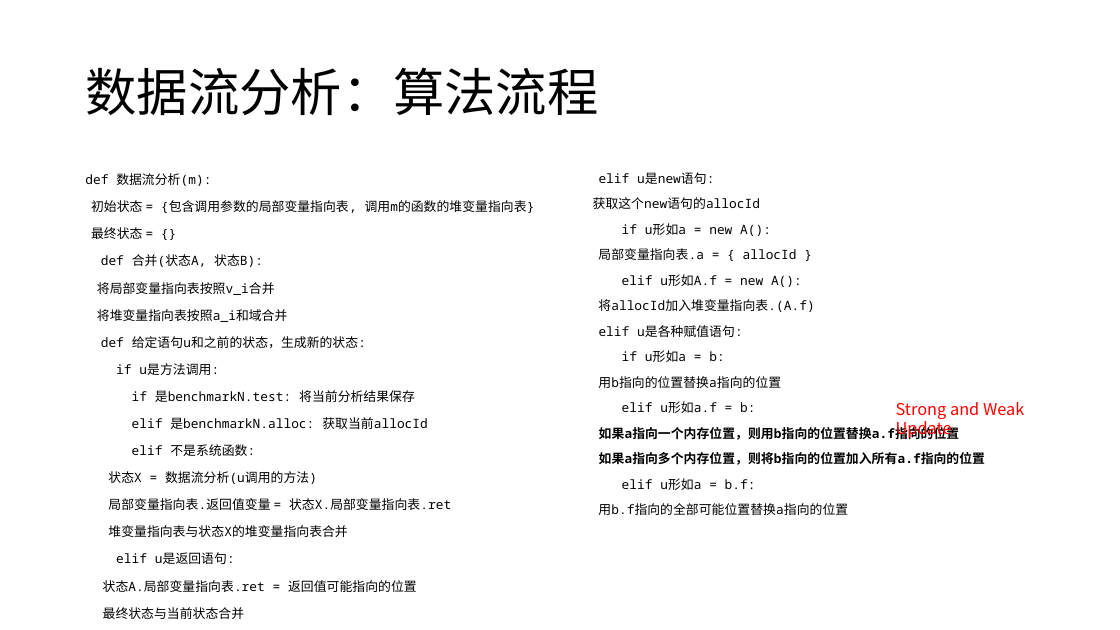
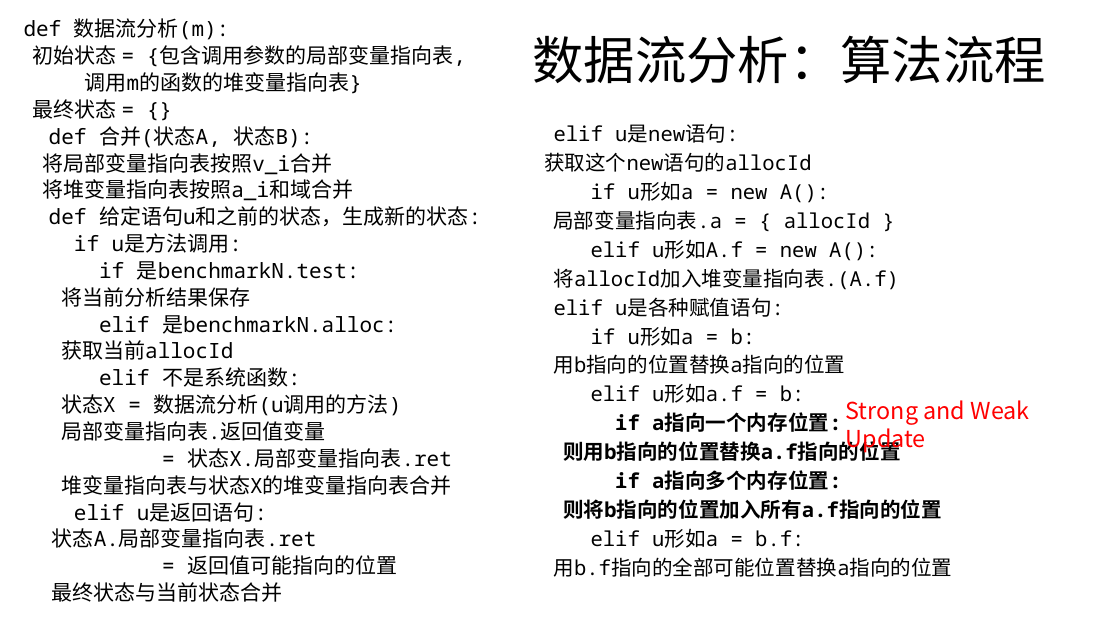
Before and after one commit to hehao98/PointerAnalysis, a slide deck: slide 3 of SLIDES.pptx. Drawn at 1120x630 pixels with LibreOffice and Linux fonts; fonts in the diff are those of the drawing. Boxes give left, top, right and bottom in pixels: in the first picture for what was removed or moved away, otherwise in the second. Text is boxed around its words. In the diff, an @@ line names an element or a change of style, - is before the commit and + after.

```diff
--- a/SLIDES.pptx
+++ b/SLIDES.pptx
@@ text "def 数据流分析(m):" moved from (x1=85, y1=173, x2=535, y2=619) to (x1=24, y1=18, x2=481, y2=602) @@
@@ text at (x1=24, y1=18, x2=481, y2=602): size 11 to 18 pt in "def 数据流分析(m):", "最终状态 = {}", "def 合并(状态A, 状态B):", "将局部变量指向表按照v_i合并" and 8 more places; line spacing 1 to 13pt @@
@@ title "数据流分析：算法流程" moved from (x1=85, y1=67, x2=598, y2=115) to (x1=533, y1=35, x2=1046, y2=83) @@
@@ text at (x1=33, y1=45, x2=466, y2=94): text changed; size 11 to 18 pt @@
-初始状态 = {包含调用参数的局部变量指向表, 调用m的函数的堆变量指向表}
+初始状态 = {包含调用参数的局部变量指向表,
+调用m的函数的堆变量指向表}
@@ text "elif u是new语句:" moved from (x1=593, y1=172, x2=985, y2=515) to (x1=544, y1=124, x2=952, y2=577) @@
@@ text at (x1=544, y1=124, x2=952, y2=577): size 11 to 17.6 pt in "elif u是new语句:", "获取这个new语句的allocId", "if u形如a = new A():", "局部变量指向表.a = { allocId }" and 8 more places; line spacing 0.9 to 0.7 @@
@@ text at (x1=61, y1=261, x2=397, y2=360): text changed; size 11 to 18 pt @@
-if 是benchmarkN.test: 将当前分析结果保存
-elif 是benchmarkN.alloc: 获取当前allocId
+if 是benchmarkN.test:
+将当前分析结果保存
+elif 是benchmarkN.alloc:
+获取当前allocId
@@ text at (x1=563, y1=412, x2=942, y2=519): text changed; size 11 to 17.6 pt @@
-如果a指向一个内存位置，则用b指向的位置替换a.f指向的位置
-如果a指向多个内存位置，则将b指向的位置加入所有a.f指向的位置
+if a指向一个内存位置:
+则用b指向的位置替换a.f指向的位置
+if a指向多个内存位置:
+则将b指向的位置加入所有a.f指向的位置
@@ text "Strong and Weak Update" moved from (x1=896, y1=402, x2=1024, y2=440) to (x1=846, y1=400, x2=1030, y2=453) @@
@@ text "Strong and Weak Update" at (x1=846, y1=400, x2=1030, y2=453): size 14 to 20 pt @@
@@ text at (x1=61, y1=421, x2=452, y2=468): text changed; size 11 to 18 pt @@
-局部变量指向表.返回值变量 = 状态X.局部变量指向表.ret
+局部变量指向表.返回值变量
+= 状态X.局部变量指向表.ret
@@ text at (x1=52, y1=528, x2=397, y2=575): text changed; size 11 to 18 pt @@
-状态A.局部变量指向表.ret = 返回值可能指向的位置
+状态A.局部变量指向表.ret
+= 返回值可能指向的位置
```
Also in this commit, not shown: 1 other slide changed, 1 other file.
